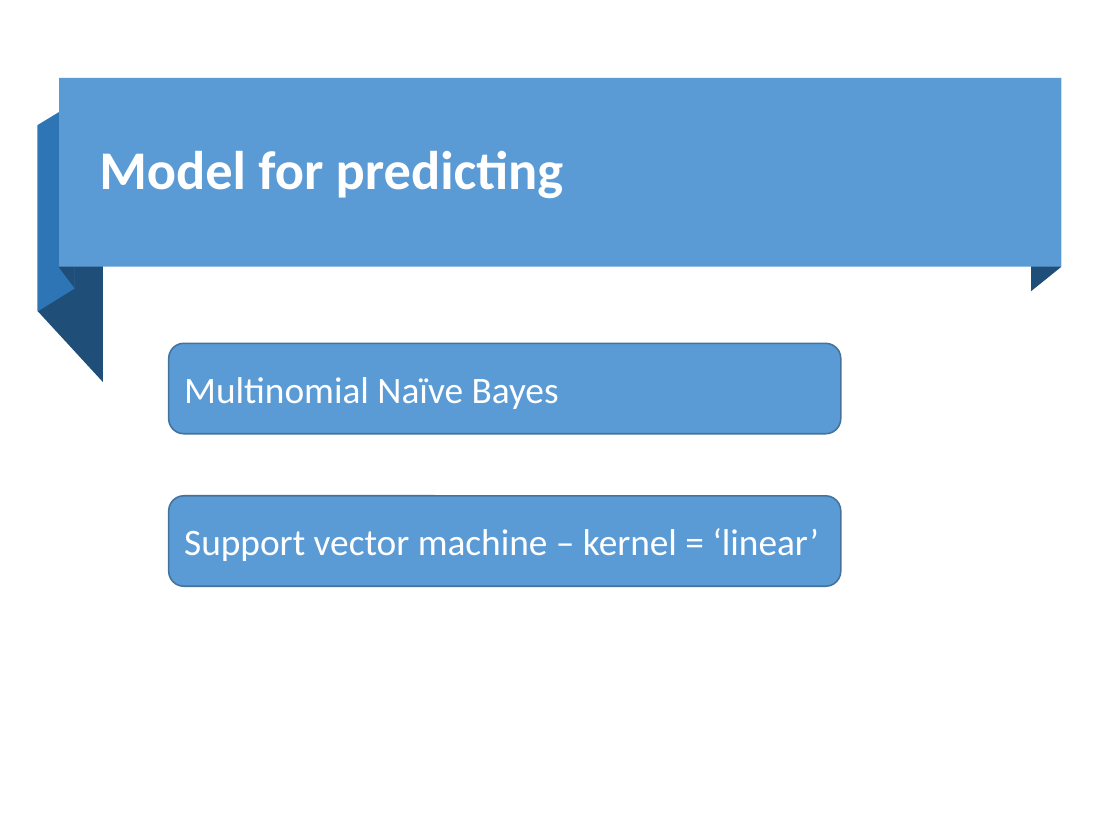
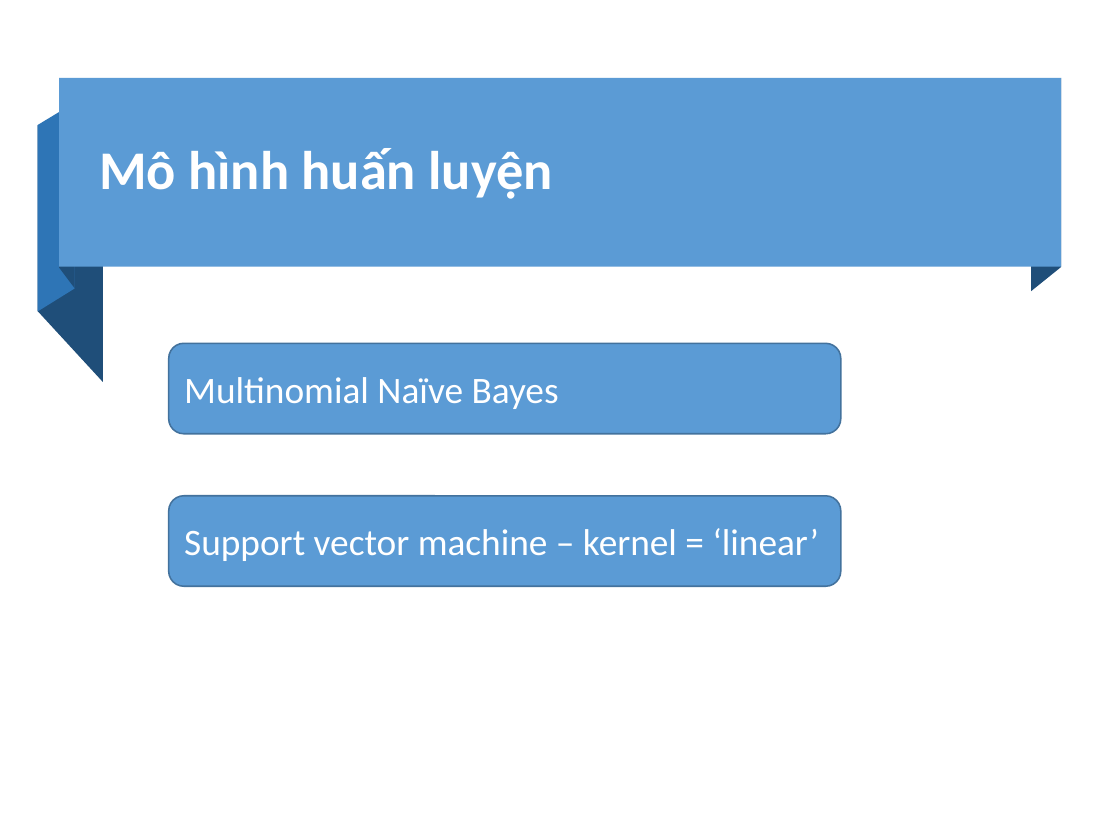
Before and after one commit to ManhLk/icomm_internship, a slide deck: slide 12 of Slide.pptx (slide 11 before the commit). Drawn at 1120x840 pixels with LibreOffice and Linux fonts; fonts in the diff are those of the drawing. Boxes give left, top, right and bottom in pixels: in the first picture for what was removed or moved away, otherwise in the second. Text is boxed around its words. In the diff, an @@ line names an element or a change of style, - is before the commit and + after.

```diff
--- a/Slide.pptx
+++ b/Slide.pptx
@@ title at <box>99,148,552,199</box>: text changed @@
-Model for predicting
+Mô hình huấn luyện
```
Also in this commit, not shown: 3 other slides changed, 10 slides added, 6 slides removed, 1 other file.
